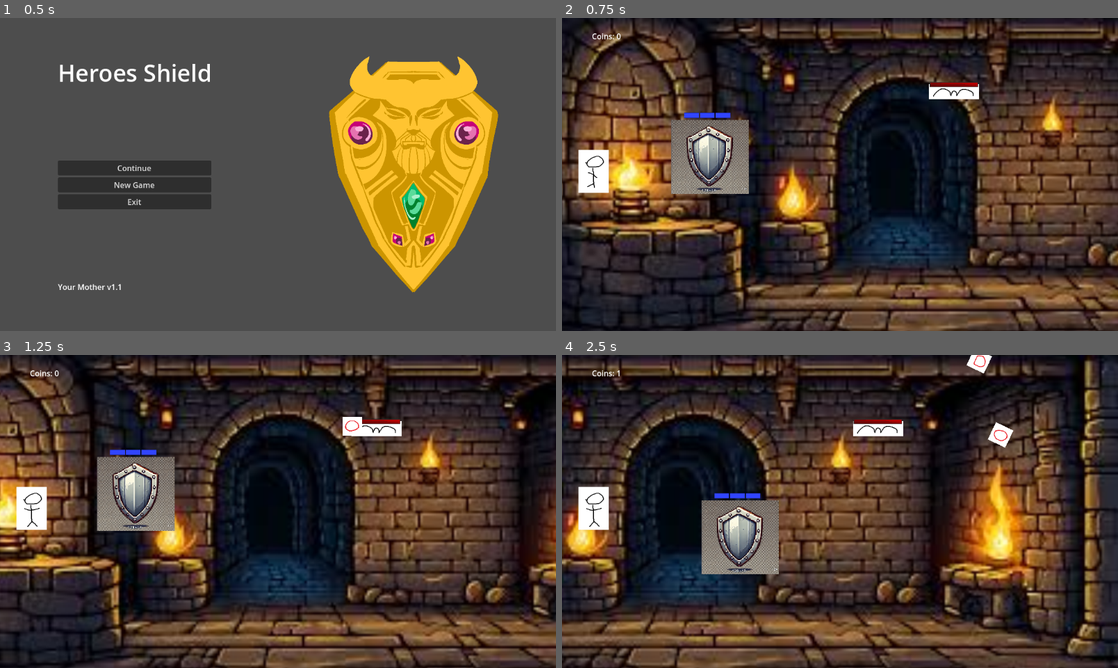
Above: before the commit, frames 1-4 (two rows, left to right).
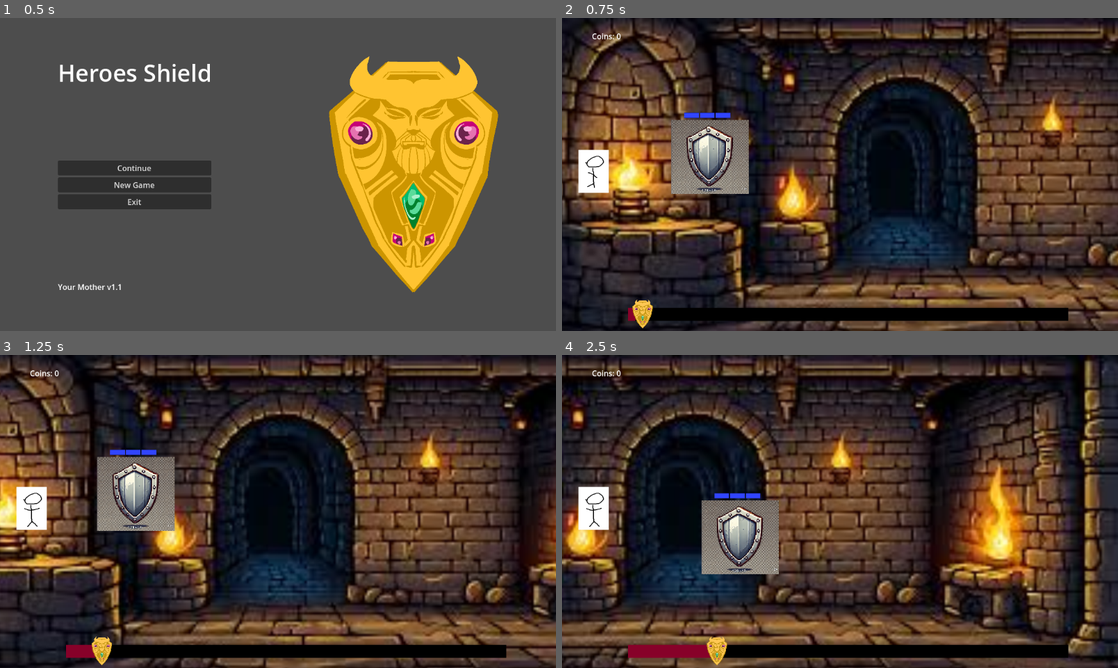
Above: after the commit, the same moments.

Repository: Cookie-Tin-Studios/Heroes-Shield
Game: Godot game, scene res://scenes/menu/main_menu.tscn
Two runs of this game, one before a commit and one after it. Both use one fixed random seed, a clock stepped at 60 frames per second and the inputs below.
Inputs (mouse positions are in pixels of both pictures, inside the frame that each line leads up to):
- Up to frame 1 (0.5 s): no input
- Up to frame 2 (0.75 s): click "New Game" at 0.5 s
- Up to frame 3 (1.25 s): no input
- Up to frame 4 (2.5 s): move the mouse to (962, 495) at 1.27 s; hold Right (ui_right) 1.28-2.03 s; click (962, 495) at 1.35 s; move the mouse to (728, 527) at 2.02 s; hold Down (ui_down) from 2.03 s (still down); click (728, 527) at 2.1 s

Frame 1 is identical in both runs. In frame 2, 3.6% of the frame differs, in the area x 11-92%, y 20-100%; in frame 3, 3.9%; in frame 4, 4.3%, in the area x 9-92%, y 0-100%.

Commit message:
Add progress bar

Diff:
--- a/scenes/HUD.tscn
+++ b/scenes/HUD.tscn
@@ -1,6 +1,13 @@
-[gd_scene load_steps=2 format=3 uid="uid://dtj2jcj8eeq22"]
+[gd_scene load_steps=5 format=3 uid="uid://dtj2jcj8eeq22"]
 
 [ext_resource type="Script" path="res://scripts/hud.gd" id="1_3epnk"]
+[ext_resource type="Texture2D" uid="uid://dd0euume4akhp" path="res://assets/sprites/shield/Shield_V04.PNG" id="2_pkao8"]
+
+[sub_resource type="StyleBoxFlat" id="StyleBoxFlat_aoc6w"]
+bg_color = Color(0, 0, 0, 1)
+
+[sub_resource type="StyleBoxFlat" id="StyleBoxFlat_a8d5m"]
+bg_color = Color(0.529757, 0.00676883, 0.160879, 1)
 
 [node name="HUD" type="CanvasLayer"]
 script = ExtResource("1_3epnk")
@@ -21,3 +28,18 @@
 offset_right = 40.0
 offset_bottom = 23.0
 text = "Coins: "
+
+[node name="ProgressBar" type="ProgressBar" parent="Control"]
+layout_mode = 0
+offset_left = 75.0
+offset_top = 574.0
+offset_right = 987.0
+offset_bottom = 601.0
+theme_override_styles/background = SubResource("StyleBoxFlat_aoc6w")
+theme_override_styles/fill = SubResource("StyleBoxFlat_a8d5m")
+show_percentage = false
+
+[node name="ProgressIcon" type="Sprite2D" parent="Control/ProgressBar"]
+position = Vector2(-5, 14)
+scale = Vector2(0.04, 0.04)
+texture = ExtResource("2_pkao8")
--- a/scenes/main.tscn
+++ b/scenes/main.tscn
@@ -3,7 +3,6 @@
 [ext_resource type="PackedScene" uid="uid://dk41cisdtdonq" path="res://scenes/idiot_hero.tscn" id="2_jn0l8"]
 [ext_resource type="PackedScene" uid="uid://bumwv0mx5w6aq" path="res://scenes/shield.tscn" id="2_w3671"]
 [ext_resource type="PackedScene" uid="uid://cn3lii7exa78k" path="res://scenes/background.tscn" id="3_3s816"]
-[ext_resource type="PackedScene" uid="uid://cagf0iwwh4c62" path="res://scenes/mob_bat.tscn" id="4_q6ttw"]
 [ext_resource type="PackedScene" uid="uid://dtj2jcj8eeq22" path="res://scenes/HUD.tscn" id="5_scp5s"]
 [ext_resource type="PackedScene" uid="uid://ei3etn0w5se4" path="res://scenes/menu/pause_menu.tscn" id="5_yooe3"]
 
@@ -17,7 +16,7 @@
 
 
 # Called every frame. 'delta' is the elapsed time since the previous frame.
-func _process(delta: float) -> void:
+func _process(_delta: float) -> void:
 	pass
 "
 
@@ -42,12 +41,10 @@
 [node name="Shield" parent="." instance=ExtResource("2_w3671")]
 position = Vector2(629, 578)
 
-[node name="Mob_bat" parent="." instance=ExtResource("4_q6ttw")]
-position = Vector2(1640, 270)
-shooting_speed = null
-health_bar_offset = null
-health_bar_follow_collision = null
-max_health = null
-movement_speed = null
+[node name="HUD" parent="." instance=ExtResource("5_scp5s")]
 
-[node name="HUD" parent="." instance=ExtResource("5_scp5s")]
+[node name="Control" type="Control" parent="."]
+layout_mode = 3
+anchors_preset = 0
+offset_right = 40.0
+offset_bottom = 40.0
--- a/scripts/globals.gd
+++ b/scripts/globals.gd
@@ -1,18 +1,39 @@
 extends Node
 
-# Notify on coin change.
 signal coins_changed(new_amount)
+signal level_progress_changed(new_amount)
+signal max_level_progress_changed(new_amount)
 
-# Global coin variable w setter and getter.
+var _coins: int = 0
+var _level_progress: int = 0
+var _max_level_progress: int = 1000
+
 var coins: int:
-	get():
-		return coins
+	get:
+		return _coins
 	set(value):
-		coins = value
-		emit_signal("coins_changed", coins)
+		_coins = value
+		emit_signal("coins_changed", _coins)
 
-func _ready():
-	print("Globals script initialized. Starting with coins =", coins)
+var level_progress: int:
+	get:
+		return _level_progress
+	set(value):
+		_level_progress = value
+		emit_signal("level_progress_changed", _level_progress)
+
+var max_level_progress: int:
+	get:
+		return _max_level_progress
+	set(value):
+		_max_level_progress = value
+		emit_signal("max_level_progress_changed", _max_level_progress)
+
+func _ready() -> void:
+	print("Globals script initialized. Starting with coins =", _coins)
 
 func add_coins(amount: int) -> void:
 	coins += amount
+
+func add_progress(amount: int) -> void:
+	level_progress += amount
--- a/scripts/hud.gd
+++ b/scripts/hud.gd
@@ -1,15 +1,58 @@
 extends CanvasLayer
 
-# Selects the Node to apply the text to.
 @onready var coins_label: Label = $Control/Panel/CoinsLabel
+@onready var progress_bar: ProgressBar = $Control/ProgressBar
+@onready var progress_icon: Sprite2D = $Control/ProgressBar/ProgressIcon
 
 func _ready() -> void:
-	# Connect signal to know when coins change
+	# Connect coin signals (already done in your snippet).
 	Globals.connect("coins_changed", Callable(self, "_on_coins_changed"))
 
-	# Set label the first time, since there will be no signal for having no coins.
+	# Connect progress signals
+	Globals.connect("level_progress_changed", Callable(self, "_on_level_progress_changed"))
+	Globals.connect("max_level_progress_changed", Callable(self, "_on_max_level_progress_changed"))
+
+	# Initialize label text
 	coins_label.text = "Coins: " + str(Globals.coins)
 
+	# Initialize progress bar with current values
+	progress_bar.max_value = Globals.max_level_progress
+	progress_bar.value = Globals.level_progress
+
+	# Optionally, update the icon position (if you want it to appear in the correct spot at start).
+	_update_progress_icon()
+
 func _on_coins_changed(new_amount: int) -> void:
-	# Update on coin change signal
 	coins_label.text = "Coins: " + str(new_amount)
+
+func _on_level_progress_changed(new_progress: int) -> void:
+	progress_bar.value = new_progress
+	_update_progress_icon()
+
+	# Check if we've reached or exceeded max progress
+	if new_progress >= Globals.max_level_progress:
+		# Switch to another scene. Modify path as needed.
+		get_tree().change_scene_to_file("res://scenes/menu/main_menu.tscn")
+
+
+func _on_max_level_progress_changed(new_max: int) -> void:
+	progress_bar.max_value = new_max
+	# Safely clamp progress in case the new max is smaller, etc.
+	progress_bar.value = clamp(progress_bar.value, 0, new_max)
+	_update_progress_icon()
+
+func _update_progress_icon() -> void:
+	# If you simply want the progress bar's fill to do all the work, you can skip this.
+	# But if you want an icon that moves along the bar, you can do something like:
+	var ratio = 0.0
+	if progress_bar.max_value > 0:
+		ratio = float(progress_bar.value) / float(progress_bar.max_value)
+
+	# The idea: move the icon from the bar's left edge to its right edge.
+	# This is just an example using local position and width. Adjust for your needs.
+	var bar_width = progress_bar.get_size().x
+	# We'll offset so the icon doesn't go completely off the edges
+	var icon_offset = 16.0  # tweak as needed
+
+	var new_x = icon_offset + ratio * (bar_width - 2.0 * icon_offset)
+	progress_icon.position.x = new_x
--- a/scripts/idiot/idiot.gd
+++ b/scripts/idiot/idiot.gd
@@ -2,6 +2,24 @@
 
 @export var speed: float = 100.0
 
+# We'll store the character's starting X position so we can measure total distance traveled
+var start_x: float = 0.0
+
+func _ready() -> void:
+	# Capture the initial X position when the scene starts
+	start_x = position.x
+
 func _physics_process(delta: float) -> void:
-	# Move the NPC to the right at 'speed' pixels per second
+	# Move the character to the right at 'speed' pixels per second
 	position.x += speed * delta
+
+	# Calculate how far this character has moved from its original position
+	var distance_traveled = position.x - start_x
+
+	# Just in case the position could somehow be less than its start,
+	# clamp distance to never go below 0
+	if distance_traveled < 0:
+		distance_traveled = 0
+
+	# Update the global progress to reflect the traveled distance
+	Globals.level_progress = int(distance_traveled)
--- a/scripts/menu/game_over.gd
+++ b/scripts/menu/game_over.gd
@@ -7,7 +7,7 @@
 
 
 # Called every frame. 'delta' is the elapsed time since the previous frame.
-func _process(delta: float) -> void:
+func _process(_delta: float) -> void:
 	pass
 
 
--- a/scripts/projectile.gd
+++ b/scripts/projectile.gd
@@ -3,7 +3,7 @@
 func _ready() -> void:
 	pass
 
-func _physics_process(delta: float) -> void:
+func _physics_process(_delta: float) -> void:
 	# Optionally, you can control velocity here if not set externally:
 	# linear_velocity = Vector2(projectile_speed, 0)
 	# or you might have already assigned linear_velocity in another script method
Binary file added: assets/sprites/progress_bar.png
Not shown, added: assets/sprites/progress_bar.png.import
Binary file added: assets/sprites/shield/Shield_V04.PNG
Not shown, added: assets/sprites/shield/Shield_V04.PNG.import
Not shown, changed: assets/.DS_Store
Not shown, changed: assets/sprites/.DS_Store
Not shown, added: assets/sprites/shield/.DS_Store
